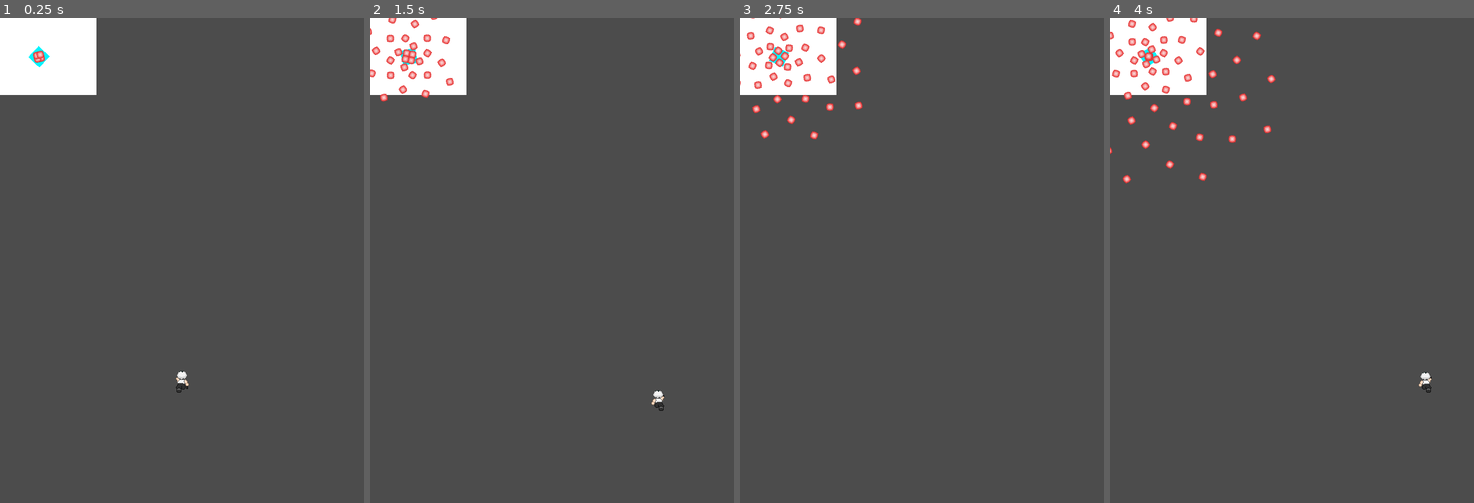
Above: before the commit, frames 1-4 (left to right).
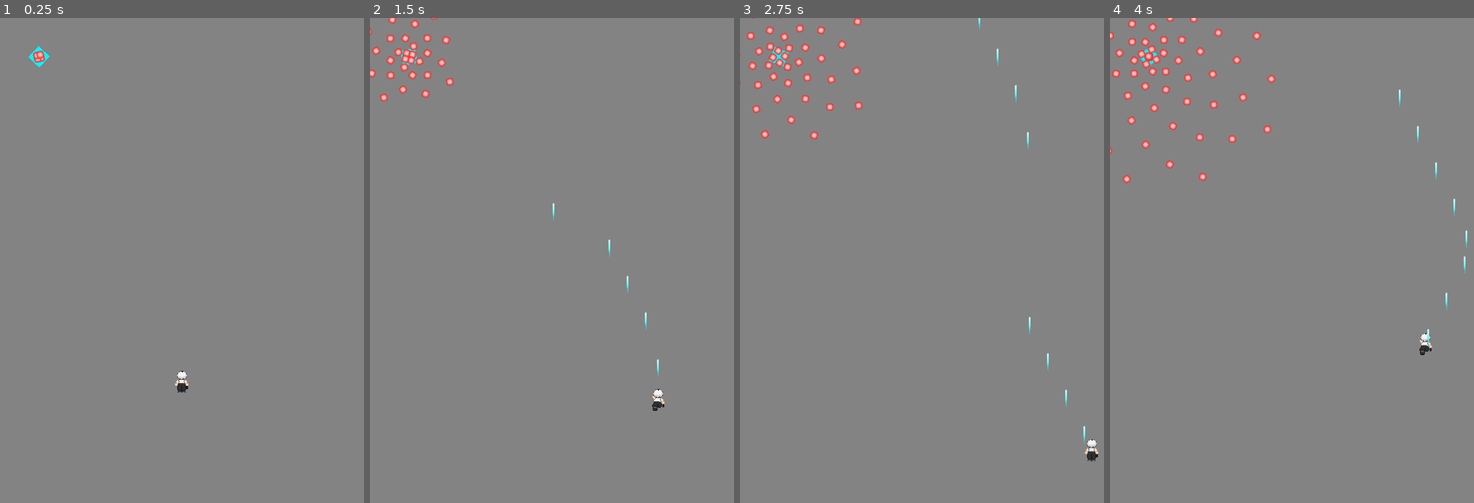
Above: after the commit, the same moments.

Repository: tyabbi/Godot-SHMUP
Game: Godot game, scene res://Scenes/main_screen.tscn
Same seed, same stepped clock (60 frames per second), same inputs: the game is played once before the commit and once after it. The project has no main scene, so this scene is started directly.
Inputs:
- Up to frame 1 (0.25 s): no input
- Up to frame 2 (1.5 s): hold Right (move_right) 0.53-1.28 s; hold Z (shoot) 0.53-1.28 s; tap X (dash) at 0.6 s; hold Down (move_down) from 1.28 s (still down); tap Z (shoot) at 1.35 s
- Up to frame 3 (2.75 s): tap X (dash) at 1.55, 2.1 s; release Down (move_down) at 2.03 s; hold Right (move_right) from 2.03 s (still down); hold Z (shoot) from 2.03 s (still down)
- Up to frame 4 (4 s): release Right (move_right) at 2.78 s; release Z (shoot) at 2.78 s; hold Up (move_up) 2.78-3.53 s; tap Z (shoot) at 2.85 s; tap X (dash) at 3.05, 3.6 s; hold Left (move_left) from 3.53 s (still down); hold Z (shoot) from 3.53 s (still down)

The runs differ from the first frame. In frame 1, 100% of the frame differs, in the area x 0-100%, y 0-100%; in frame 2, 99%; in frame 3, 99%; in frame 4, 99%.

Commit message:
Add files via upload

Diff:
--- /dev/null
+++ b/CS_Game_Proj/Scenes/Boss_Bullet.tscn
@@ -0,0 +1,16 @@
+[gd_scene load_steps=3 format=2]
+
+[ext_resource path="res://Sprites/ball_enemy.png" type="Texture" id=1]
+[ext_resource path="res://Scripts/Boss_Bullet.gd" type="Script" id=2]
+
+[node name="Boss_Bullet" type="Node2D"]
+script = ExtResource( 2 )
+
+[node name="Sprite" type="Sprite" parent="."]
+rotation = -0.00113034
+texture = ExtResource( 1 )
+
+[node name="RayCast2D" type="RayCast2D" parent="."]
+position = Vector2( -4.5, -4.5 )
+enabled = true
+cast_to = Vector2( 4, 4 )
--- a/CS_Game_Proj/Scenes/Enemy.tscn
+++ b/CS_Game_Proj/Scenes/Enemy.tscn
@@ -11,4 +11,5 @@
 texture = ExtResource( 1 )
 
 [node name="Timer" type="Timer" parent="."]
+
 [connection signal="timeout" from="Timer" to="." method="_on_Timer_timeout"]
--- a/CS_Game_Proj/Scenes/Player.tscn
+++ b/CS_Game_Proj/Scenes/Player.tscn
@@ -50,5 +50,4 @@
 
 [node name="AnimatedSprite" type="AnimatedSprite" parent="."]
 frames = SubResource( 7 )
-frame = 2
 playing = true
--- /dev/null
+++ b/CS_Game_Proj/Scenes/Player_Bullet.tscn
@@ -0,0 +1,16 @@
+[gd_scene load_steps=3 format=2]
+
+[ext_resource path="res://Sprites/bullet.png" type="Texture" id=1]
+[ext_resource path="res://Scripts/Player_Bullet.gd" type="Script" id=2]
+
+[node name="Node2D" type="Node2D"]
+script = ExtResource( 2 )
+
+[node name="Sprite" type="Sprite" parent="."]
+rotation = 4.71239
+texture = ExtResource( 1 )
+
+[node name="RayCast2D" type="RayCast2D" parent="."]
+rotation = 3.92699
+enabled = true
+cast_to = Vector2( 4, 4 )
--- a/CS_Game_Proj/Scenes/main_screen.tscn
+++ b/CS_Game_Proj/Scenes/main_screen.tscn
@@ -8,10 +8,9 @@
 script = ExtResource( 2 )
 
 [node name="ColorRect" type="ColorRect" parent="."]
-margin_left = -59.5352
-margin_top = -65.9135
-margin_right = 159.465
-margin_bottom = 127.086
+margin_right = 600.0
+margin_bottom = 800.0
+color = Color( 0.517647, 0.517647, 0.517647, 1 )
 __meta__ = {
 "_edit_use_anchors_": false
 }
--- /dev/null
+++ b/CS_Game_Proj/Scripts/Boss_Bullet.gd
@@ -0,0 +1,20 @@
+extends Node2D
+
+var dir = Vector2(0, 0)
+
+# Called when the node enters the scene tree for the first time.
+func _ready():
+	$RayCast2D.add_exception(StaticBody2D)
+
+# Called every frame. 'delta' is the elapsed time since the previous frame.
+func _process(_delta):
+	$RayCast2D.add_exception(StaticBody2D)
+	self.position += dir.rotated(self.rotation)
+
+	if ($RayCast2D.is_colliding()) :
+		var collide = $RayCast2D.get_collider()
+		if (collide.label == "PLAYER"):
+			position += Vector2(2000,2000)
+			if (collide.health > 0):
+				collide.health -= 1
+			print(collide.health)
--- a/CS_Game_Proj/Scripts/Enemy.gd
+++ b/CS_Game_Proj/Scripts/Enemy.gd
@@ -4,7 +4,7 @@
 # Declare member variables here. Examples:
 # var a = 2
 # var b = "text"
-var bullet_scene = load("res://Scenes/Bullet.tscn")
+var bullet_scene = load("res://Scenes/Boss_Bullet.tscn")
 
 # Called when the node enters the scene tree for the first time.
 func _ready():
--- a/CS_Game_Proj/Scripts/Player.gd
+++ b/CS_Game_Proj/Scripts/Player.gd
@@ -1,12 +1,31 @@
 extends KinematicBody2D
 
 var label = "PLAYER"
+var shoot_timer = null
+var dash_timer = null
+
 var health = 5
+var bullet_delay = 0.2
+var dash_delay = 2
 const MOVE_SPEED = 150
 
+var can_shoot = true
+var can_dash = true
+
+var bullet_scene = load("res://Scenes/Player_Bullet.tscn")
 # Called when the node enters the scene tree for the first time.
 func _ready():
-	pass
+	shoot_timer = Timer.new()
+	shoot_timer.set_one_shot(true)
+	shoot_timer.set_wait_time(bullet_delay)
+	shoot_timer.connect("timeout", self, "on_shoot_timeout_complete")
+	add_child(shoot_timer)
+
+	dash_timer = Timer.new()
+	dash_timer.set_one_shot(true)
+	dash_timer.set_wait_time(dash_delay)
+	dash_timer.connect("timeout", self, "on_dash_timeout_complete")
+	add_child(dash_timer)
 
 func _physics_process(delta):
 	var move_vec = Vector2()
@@ -20,18 +39,34 @@
 		move_vec.y -= 1
 	move_and_collide(move_vec * delta * MOVE_SPEED)
 
+func on_shoot_timeout_complete():
+	can_shoot = true;
+
+func on_dash_timeout_complete():
+	can_dash = true;
+
 # Called every frame. 'delta' is the elapsed time since the previous frame.
 func _process(delta):
-	if Input.is_action_pressed("shoot"):
+	if (Input.is_action_pressed("shoot") && can_shoot):
 		shoot()
-	if Input.is_action_just_pressed("dash"):
+		can_shoot = false
+		shoot_timer.start()
+
+	if (Input.is_action_just_pressed("dash") && can_dash):
 		dash(delta)
+		can_dash = false
+		dash_timer.start()
+
 	if (health <= 0):
 		get_parent().remove_child(self)
 		queue_free()
 
 func shoot():
-	pass
+	var b = bullet_scene.instance()
+	b.position = self.position
+	b.rotation = self.rotation
+	b.dir = Vector2(0, -5)
+	get_parent().add_child(b)
 
 func dash(delta):
 	var move_vec = Vector2()
@@ -44,3 +79,6 @@
 	if Input.is_action_pressed("move_up"):
 		move_vec.y -= 25
 	move_and_collide(move_vec * delta * MOVE_SPEED)
+
+func _on_Timer_timeout():
+	shoot()
--- /dev/null
+++ b/CS_Game_Proj/Scripts/Player_Bullet.gd
@@ -0,0 +1,22 @@
+extends Node2D
+
+var dir = Vector2(0, 1)
+
+# Called when the node enters the scene tree for the first time.
+func _ready():
+	$RayCast2D.add_exception(StaticBody2D)
+
+# Called every frame. 'delta' is the elapsed time since the previous frame.
+func _process(_delta):
+	$RayCast2D.add_exception(StaticBody2D)
+	self.position += dir.rotated(self.rotation)
+
+	if ($RayCast2D.is_colliding()) :
+		var collide = $RayCast2D.get_collider()
+		if (collide.label == "ENEMY"):
+			#teleport enemy away from play area upon "death"
+			position += Vector2(2000,2000)
+			if (collide.health > 0):
+				#damage value
+				collide.health -= 1
+			print(collide.health)
--- a/CS_Game_Proj/project.godot
+++ b/CS_Game_Proj/project.godot
@@ -10,7 +10,6 @@
 
 _global_script_classes=[  ]
 _global_script_class_icons={
-
 }
 
 [application]
